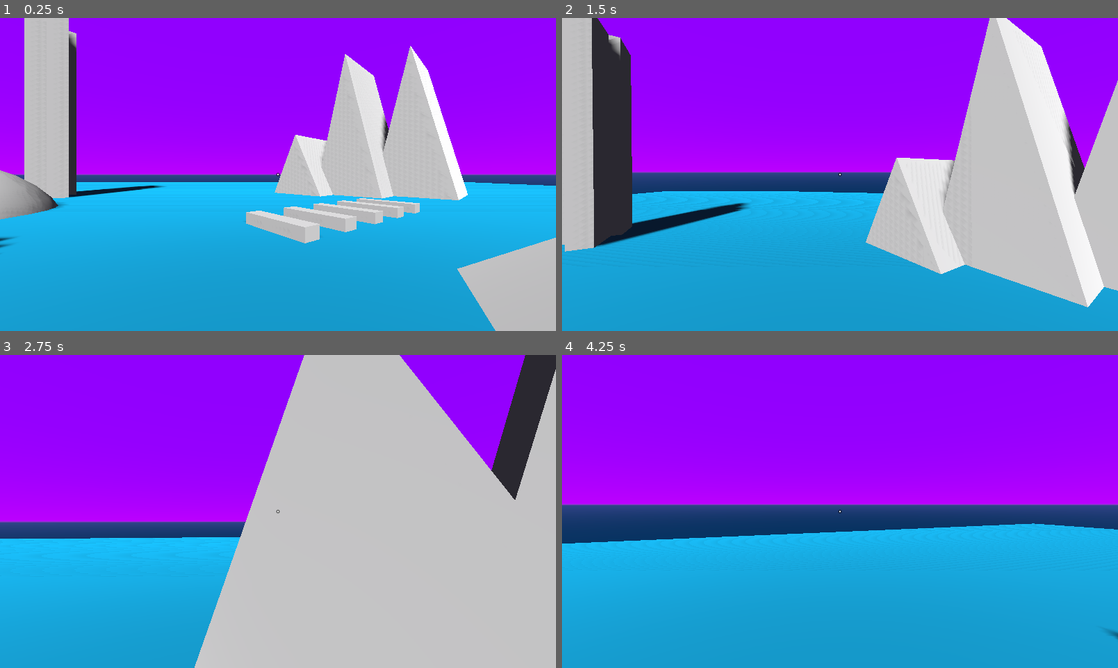
Above: before the commit, frames 1-4 (two rows, left to right).
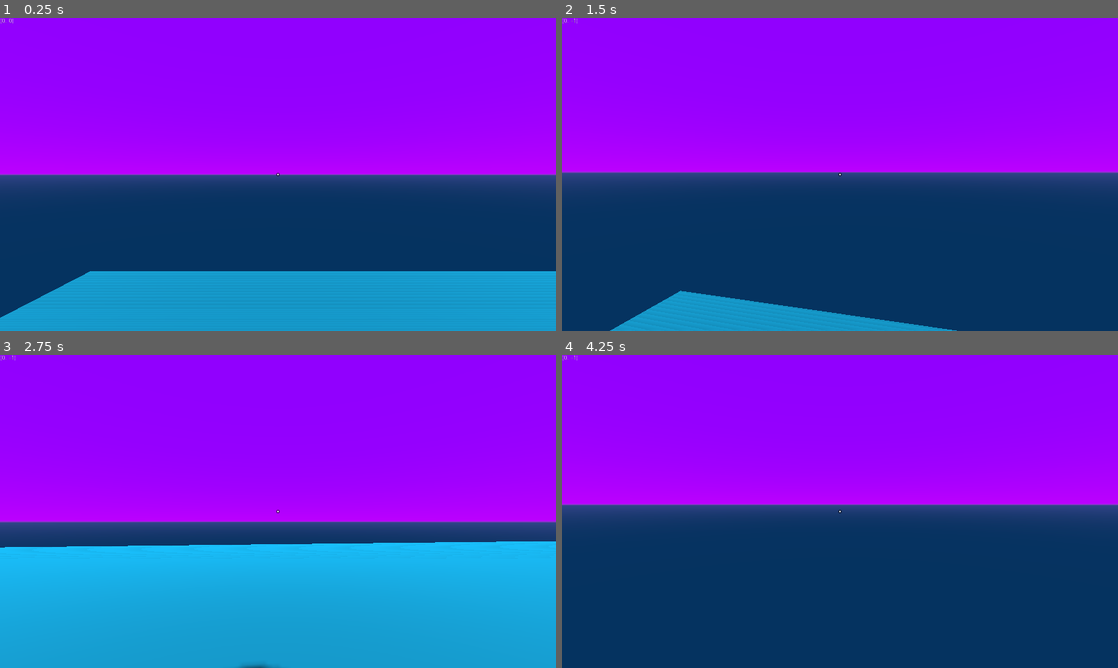
Above: after the commit, the same moments.

Repository: DeerTears/Embers-FPS-Controller
Game: Godot game, scene res://Main.tscn
Two runs of this game, one before a commit and one after it. Both use one fixed random seed, a clock stepped at 60 frames per second and the inputs below.
Inputs (mouse positions are in pixels of both pictures, inside the frame that each line leads up to):
- Up to frame 1 (0.25 s): no input
- Up to frame 2 (1.5 s): tap Enter at 0.5 s; move the mouse to (867, 174) at 0.52 s; press the mouse at (867, 174) at 0.53 s; hold W (forward) from 0.53 s (still down); tap Space (jump) at 0.77, 1.07 s; tap Shift (sprint) at 0.8, 1.35 s; move the mouse to (812, 174) at 1.27 s; release the mouse at (812, 174) at 1.28 s
- Up to frame 3 (2.75 s): keep holding W (forward); tap Space (jump) at 1.52, 1.55, 1.82, 2.1 s; move the mouse to (289, 505) at 2.02 s; press the mouse at (289, 505) at 2.03 s
- Up to frame 4 (4.25 s): keep holding W (forward); move the mouse to (834, 517) at 2.77 s; release the mouse at (834, 517) at 2.78 s; click (834, 517) at 2.85 s; tap Space (jump) at 3.02, 3.32, 3.77, 3.8, 4.07 s; tap Shift (sprint) at 3.05 s; move the mouse to (878, 514) at 3.52 s; hold Shift (sprint) from 3.53 s (still down)

The runs differ from the first frame. In frame 1, 45% of the frame differs, in the area x 0-100%, y 0-100%; in frame 2, 58%; in frame 3, 52%; in frame 4, 43%.
Error after the commit: Attempt to call function 'is_colliding' in base 'null instance' on a null instance. (res://FPS-Controller/Player.gd:31)

Commit message:
Move to subfolder, add joy look smoothing

Diff:
--- a/CharacterController.gd
+++ /dev/null
@@ -1,153 +0,0 @@
-class_name Player
-extends KinematicBody
-
-"""
-Ember's FPS Controller
-
-CylinderShape allows for smooth interactions against walls. It also stops the
-player from ascending up walls that are too tall. Keep this in mind when editing the shape.
-
-Input Map should include actions for:
-	left
-	right
-	forward
-	back
-	look_up (joystick)
-	look_down (joystick)
-	look_left (joystick)
-	look_right (joystick)
-	sprint
-	jump
-
-Mouse movement is always read for head movement.
-
-Enjoy! Contact me at Ember#1765 on Discord or @goodnight_grrl on Twitter if you have questions or suggestions.
-"""
-
-const COYOTE_TIME := 30
-# Break all of these maximums and minimums as desired, they're just here for
-# easy editing in the Inspector.
-
-export (float, 0.0, 5.0, 0.01) var mouse_look_sensitivity = 0.2
-export (float, 0.0, 5.0, 0.01) var joy_look_sensitivity = 0.5
-
-export (float, 0.0, 32.0, 0.1) var speed := 14.0
-export (float, 0.0, 100.0, 1.0) var jump_strength = 26.0
-export (float, -5.0, 5.0, 0.01) var gravity := -0.98
-
-## How fast you accelerate, with 1 being immediate.
-export (float, 0.01, 1.0, 0.001) var acceleration := 0.2
-## How many times faster your sprinting speed is. Will always be lerped by acceleration.
-export (float, 1.0, 3.0, 0.1) var sprint_multiplier = 1.5
-## How smooth it is to go up and down stairs, with 1 being immediate.
-export (float, 0.01, 1.0, 0.01) var step_speed = 0.3
-
-# When false, physics and head smoothing continue to run, and no input is processed.
-var can_handle_input: bool = true
-
-# Accessed once per frame to invert the camera rotation: Mouse X/Y, Joy X/Y.
-var camera_invert_multipliers := [1.0, 1.0, -1.0, -1.0]
-## Lookup values for camera invert.
-enum {
-	MOUSE_X,
-	MOUSE_Y,
-	JOY_X,
-	JOY_Y,
-}
-## Persistent velocity across physics frames.
-var movement := Vector3()
-
-var airtime_counter: int
-var is_sprinting: bool
-# The target position for the Camera to reach.
-onready var camera_target_position: Position3D = $CameraTargetPosition
-# The current position for the Camera, with Y position lerped towards the target by step_speed.
-onready var head_camera: Camera = $HeadCamera
-
-func _ready() -> void:
-	Input.set_mouse_mode(Input.MOUSE_MODE_CAPTURED)
-	# Allows camera's transform to be set independently.
-	head_camera.set_as_toplevel(true)
-
-func _unhandled_input(event: InputEvent) -> void:
-	if not can_handle_input:
-		return
-	if event is InputEventMouseMotion:
-		rotate_head(
-			event.relative.x * mouse_look_sensitivity,
-			event.relative.y * mouse_look_sensitivity
-		)
-	if event.is_action("sprint"):
-		is_sprinting = event.is_action_pressed("sprint")
-
-func _physics_process(delta: float) -> void:
-	var direction = Vector3()
-	airtime_counter = 0 if is_on_floor() else airtime_counter + 1
-	head_camera.global_transform.basis = camera_target_position.global_transform.basis
-	# Update Camera position, with lerped Y.
-	head_camera.global_transform.origin = Vector3(
-		camera_target_position.global_transform.origin.x,
-		lerp(
-			head_camera.global_transform.origin.y,
-			camera_target_position.global_transform.origin.y,
-			get_smooth_factor(
-				head_camera.global_transform.origin.y,
-				camera_target_position.global_transform.origin.y
-			)
-		),
-		camera_target_position.global_transform.origin.z
-	)
-	var has_pressed_jump: bool = false
-	if can_handle_input:
-		direction += transform.basis.z * (Input.get_action_strength("back") - Input.get_action_strength("forward"))
-		direction += transform.basis.x * (Input.get_action_strength("right") - Input.get_action_strength("left"))
-		handle_joystick_looking()
-		direction *= speed
-		direction *= sprint_multiplier if is_sprinting else 1.0
-		has_pressed_jump = Input.is_action_just_pressed("jump")
-	movement = movement.linear_interpolate(
-			Vector3(direction.x, movement.y, direction.z), acceleration
-	)
-	if has_pressed_jump:
-		if is_on_floor() or airtime_counter < COYOTE_TIME:
-			movement.y = 0.0
-			airtime_counter = COYOTE_TIME
-			movement.y += jump_strength
-	else:
-		movement += Vector3(0, gravity, 0)
-	# Maximum angle does not apply to RayShape CollisionShapes.
-	movement = move_and_slide(movement, Vector3.UP, true, 3, deg2rad(1), true)
-
-# Returns a value to lerp the camera's y position.
-func get_smooth_factor(current: float, target: float) -> float:
-	if target == 0.0:
-		current += 1.0
-		target += 1.0
-	return (current / target) * step_speed * 2.0 if current > target else (current / target) * step_speed
-
-## Rotates HeadCamera from controller input.
-func handle_joystick_looking() -> void:
-	var joy_head_horizontal_movement: float = 0.0
-	var joy_head_vertical_movement: float = 0.0
-	joy_head_vertical_movement = (
-		Input.get_action_strength("look_up") - Input.get_action_strength("look_down")
-	) * camera_invert_multipliers[JOY_Y]
-	joy_head_horizontal_movement = (
-		Input.get_action_strength("look_left") - Input.get_action_strength("look_right")
-	)  * camera_invert_multipliers[JOY_X]
-	rotate_head(
-		joy_head_horizontal_movement * joy_look_sensitivity * 3.0,
-		joy_head_vertical_movement * joy_look_sensitivity * 3.0
-	)
-
-func rotate_head(mouse_x: float, mouse_y: float) -> void:
-	# Rotate the body horizontally.
-	rotate_y(deg2rad(-mouse_x * camera_invert_multipliers[MOUSE_X]))
-	# Rotate the head to look up and down.
-	camera_target_position.rotate_x(deg2rad(-mouse_y * camera_invert_multipliers[MOUSE_Y]))
-	# Clamp the head to prevent it from going overboard.
-	camera_target_position.rotation.x = clamp(
-		camera_target_position.rotation.x,
-		deg2rad(-90),
-		deg2rad(90)
-	)
--- /dev/null
+++ b/FPS-Controller/CharacterController.gd
@@ -0,0 +1,155 @@
+class_name Player
+extends KinematicBody
+
+"""
+Ember's FPS Controller
+
+CylinderShape allows for smooth interactions against walls. It also stops the
+player from ascending up walls that are too tall. Keep this in mind when editing the shape.
+
+Enjoy! Contact me at Ember#1765 on Discord or @goodnight_grrl on Twitter if you have questions or suggestions.
+"""
+
+## Lookup values for camera invert.
+enum {
+	MOUSE_X,
+	MOUSE_Y,
+	JOY_X,
+	JOY_Y,
+}
+
+const USE_SMOOTHING := true
+const NO_SMOOTHING := false
+
+export (float, 0.01, 2.0, 0.01) var mouse_look_sensitivity = 0.2
+export (float, 0.1, 3.0, 0.1) var joy_look_sensitivity = 0.5
+export (float, 0.0, 0.99, 0.01) var controller_look_smoothing := 0.8
+
+export (float, 0.0, 32.0, 0.1) var speed := 15.0
+export (float, 0.0, 100.0, 0.1) var jump_strength = 26.0
+export (float, -5.0, 5.0, 0.01) var gravity := -0.98
+
+## How fast you accelerate, with 1 being immediate.
+export (float, 0.01, 1.0, 0.001) var acceleration := 0.2
+## How many times faster your sprinting speed is. Will always be lerped by acceleration.
+export (float, 1.0, 3.0, 0.01) var sprint_multiplier = 1.8
+## How smooth it is to go up and down stairs, with 1 being immediate.
+export (float, 0.01, 1.0, 0.01) var stair_speed = 0.3
+
+## How many frames you have to make a late jump.
+export (int, 0, 60, 1) var coyote_time := 30
+
+## When false, physics and head smoothing continue to run, and no input is processed.
+var can_handle_input: bool = true
+
+## Accessed once per frame to invert the camera rotation: Mouse X/Y, Joy X/Y.
+var camera_invert_multipliers := [1.0, 1.0, 1.0, 1.0]
+
+var velocity: Vector3
+
+## Counts consecutive frames in the air.
+var airframe_counter: int
+var x_look_smoothing: float
+var y_look_smoothing: float
+var is_sprinting: bool
+
+## The target position and rotation for the Camera to reach.
+onready var look_target: Position3D = $CameraTargetPosition
+onready var camera_node: Camera = $Camera
+
+func _ready() -> void:
+	Input.set_mouse_mode(Input.MOUSE_MODE_CAPTURED)
+	# Allows camera's transform to be set independently.
+	camera_node.set_as_toplevel(true)
+
+
+func _unhandled_input(event: InputEvent) -> void:
+	if not can_handle_input:
+		return
+	if event is InputEventMouseMotion:
+		rotate_head(
+			event.relative.x * mouse_look_sensitivity * camera_invert_multipliers[MOUSE_X],
+			event.relative.y * mouse_look_sensitivity * camera_invert_multipliers[MOUSE_Y],
+			NO_SMOOTHING
+		)
+	if event.is_action("sprint"):
+		is_sprinting = event.is_action_pressed("sprint")
+
+
+func _physics_process(_delta: float) -> void:
+	var direction = Vector3()
+	var has_pressed_jump: bool = false
+	increment_airframes()
+	camera_node.global_transform.basis = look_target.global_transform.basis
+	camera_node.global_transform.origin = Vector3(
+		look_target.global_transform.origin.x,
+		lerp(
+			camera_node.global_transform.origin.y,
+			look_target.global_transform.origin.y,
+			get_smooth_factor(
+				camera_node.global_transform.origin.y, look_target.global_transform.origin.y
+			)
+		),
+		look_target.global_transform.origin.z
+	)
+	if can_handle_input:
+		var input_vector := Input.get_vector("left", "right", "forward", "back")
+		has_pressed_jump = Input.is_action_just_pressed("jump")
+		direction += transform.basis.z * input_vector.y
+		direction += transform.basis.x * input_vector.x
+		handle_joystick_looking()
+		direction *= speed
+		direction *= sprint_multiplier if is_sprinting else 1.0
+	velocity = velocity.linear_interpolate(
+		Vector3(direction.x, velocity.y, direction.z), acceleration
+	)
+	if has_pressed_jump:
+		if is_on_floor() or airframe_counter < coyote_time:
+			velocity.y = 0.0
+			airframe_counter = coyote_time
+			velocity.y += jump_strength
+	else:
+		velocity += Vector3(0, gravity, 0)
+	# stop_on_slopes and max_angle args don't apply to RayShape CollisionShapes.
+	velocity = move_and_slide(velocity, Vector3.UP)
+
+
+# Returns a weight value to lerp the camera's y position.
+func get_smooth_factor(current: float, target: float) -> float:
+	if target == 0.0:
+		current += 1.0
+		target += 1.0
+	return (current / target) * stair_speed * 2.0 if current > target else (current / target) * stair_speed
+
+
+## Processes controller input and calls rotate_head() with smoothing.
+func handle_joystick_looking() -> void:
+	var input_vector: Vector2 = Input.get_vector("look_left", "look_right", "look_up", "look_down")
+	var invert_vector := Vector2(camera_invert_multipliers[JOY_X], camera_invert_multipliers[JOY_Y])
+	# todo: map from square to circle (or back) depending on settings/controller type
+	input_vector *= joy_look_sensitivity * 3.0
+	input_vector *= invert_vector
+	rotate_head(input_vector.x, input_vector.y, USE_SMOOTHING)
+
+
+## Increases airframe counter when in the air.
+func increment_airframes() -> void:
+	airframe_counter = 0 if is_on_floor() else airframe_counter + 1
+	airframe_counter = clamp(airframe_counter, 0, coyote_time)
+
+
+## Rotates camera
+func rotate_head(look_x: float, look_y: float, has_smoothing: bool) -> void:
+	if has_smoothing:
+		x_look_smoothing = lerp(x_look_smoothing, -look_x, 1.0 - controller_look_smoothing)
+		rotate_y(deg2rad(x_look_smoothing))
+		y_look_smoothing = lerp(y_look_smoothing, -look_y, 1.0 - controller_look_smoothing)
+		look_target.rotate_x(deg2rad(y_look_smoothing))
+	else:
+		rotate_y(deg2rad(-look_x))
+		look_target.rotate_x(deg2rad(-look_y))
+	look_target.rotation.x = clamp(
+		look_target.rotation.x,
+		deg2rad(-90),
+		deg2rad(90)
+	)
--- a/Player.gd
+++ b/FPS-Controller/Player.gd
@@ -4,14 +4,12 @@
 Optional script to handle shooting physics bodies and toggling fullscreen.
 
 This template does not include how to damage targets, just how to recognize them.
-
-All player movement (the meat of this template) is on the KinematicBody child.
 """
 
 onready var player_body: KinematicBody = $Body
-onready var head_camera: Camera = $Body/HeadCamera
 onready var cursor_ray: RayCast = $Body/HeadCamera/CursorRay
 onready var shoot_ray: RayCast = $Body/HeadCamera/ShootRay
+onready var debug_label: Label = $CanvasLayer/DebugLabel
 
 func _unhandled_input(event: InputEvent) -> void:
 	if player_body.can_handle_input and event.is_action_pressed("shoot"):
@@ -19,9 +17,15 @@
 	if event.is_action_released("toggle_fullscreen"):
 		OS.window_fullscreen = not OS.window_fullscreen
 
-## Pauses the player's ability to recieve inputs. Doesn't pause physics or the SceneTree.
+
+func _process(_delta):
+	debug_label.text = "%s" % [Input.get_vector("left", "right", "forward", "back", -1.0)]
+
+
+## Pauses the player's _unhandled_input() and input functions. Doesn't the SceneTree.
 func set_movement_input(_true: bool) -> void:
 	player_body.can_handle_input = _true
+
 
 func shoot() -> void:
 	if shoot_ray.is_colliding():
@@ -29,4 +33,4 @@
 		if body is StaticBody:
 			return # handle shooting the world
 		else:
-			print_debug(body) # handle shooting moving bodies
+			print_debug(body) # handle shooting this body
--- a/Player.tscn
+++ b/FPS-Controller/Player.tscn
@@ -1,8 +1,8 @@
 [gd_scene load_steps=7 format=2]
 
-[ext_resource path="res://Player.gd" type="Script" id=1]
-[ext_resource path="res://CharacterController.gd" type="Script" id=2]
-[ext_resource path="res://crosshair.png" type="Texture" id=3]
+[ext_resource path="res://FPS-Controller/Player.gd" type="Script" id=1]
+[ext_resource path="res://FPS-Controller/CharacterController.gd" type="Script" id=2]
+[ext_resource path="res://FPS-Controller/crosshair.png" type="Texture" id=3]
 
 [sub_resource type="RayShape" id=1]
 length = 3.0
@@ -62,23 +62,23 @@
 [node name="CylinderHead" type="CollisionShape" parent="Body"]
 shape = SubResource( 2 )
 
-[node name="HeadCamera" type="Camera" parent="Body"]
+[node name="Camera" type="Camera" parent="Body"]
 current = true
 far = 90.0
 
-[node name="RemoteTransform" type="RemoteTransform" parent="Body/HeadCamera"]
+[node name="RemoteTransform" type="RemoteTransform" parent="Body/Camera"]
 transform = Transform( 1, 0, 0, 0, 1, 0, 0, 0, 1, 0, -1.25, 0 )
 remote_path = NodePath("../../../PlayerModel")
 update_rotation = false
 update_scale = false
 
-[node name="ShootRay" type="RayCast" parent="Body/HeadCamera"]
+[node name="ShootRay" type="RayCast" parent="Body/Camera"]
 enabled = true
 cast_to = Vector3( 0, 0, -20 )
 collision_mask = 13
 collide_with_areas = true
 
-[node name="CursorRay" type="RayCast" parent="Body/HeadCamera"]
+[node name="CursorRay" type="RayCast" parent="Body/Camera"]
 enabled = true
 cast_to = Vector3( 0, 0, -3 )
 collision_mask = 4
@@ -88,7 +88,6 @@
 
 [node name="PlayerModel" type="MeshInstance" parent="."]
 transform = Transform( 1, 0, 0, 0, 1, 0, 0, 0, 1, 0, 1.75, 0 )
-visible = false
 mesh = SubResource( 3 )
 skeleton = NodePath("../Body")
 material/0 = null
@@ -108,3 +107,7 @@
 mouse_filter = 2
 texture = ExtResource( 3 )
 stretch_mode = 3
+
+[node name="DebugLabel" type="Label" parent="CanvasLayer"]
+margin_right = 40.0
+margin_bottom = 14.0
--- a/Main.tscn
+++ b/Main.tscn
@@ -1,6 +1,6 @@
 [gd_scene load_steps=22 format=2]
 
-[ext_resource path="res://Player.tscn" type="PackedScene" id=1]
+[ext_resource path="res://FPS-Controller/Player.tscn" type="PackedScene" id=1]
 
 [sub_resource type="SpatialMaterial" id=3]
 albedo_color = Color( 0, 0.686275, 0.901961, 1 )
@@ -400,4 +400,4 @@
 shape = SubResource( 20 )
 
 [node name="Player" parent="." instance=ExtResource( 1 )]
-transform = Transform( 1, 0, 0, 0, 1, 0, 0, 0, 1, 6, 0.859446, 15 )
+transform = Transform( 1, 0, 0, 0, 1, 0, 0, 0, 1, -27.6081, 25.0575, -17.6517 )
--- a/project.godot
+++ b/project.godot
@@ -12,7 +12,7 @@
 "base": "KinematicBody",
 "class": "Player",
 "language": "GDScript",
-"path": "res://CharacterController.gd"
+"path": "res://FPS-Controller/CharacterController.gd"
 } ]
 _global_script_class_icons={
 "Player": ""
Renamed: crosshair.png -> FPS-Controller/crosshair.png
Not shown, changed: FPS-Controller/crosshair.png.import
